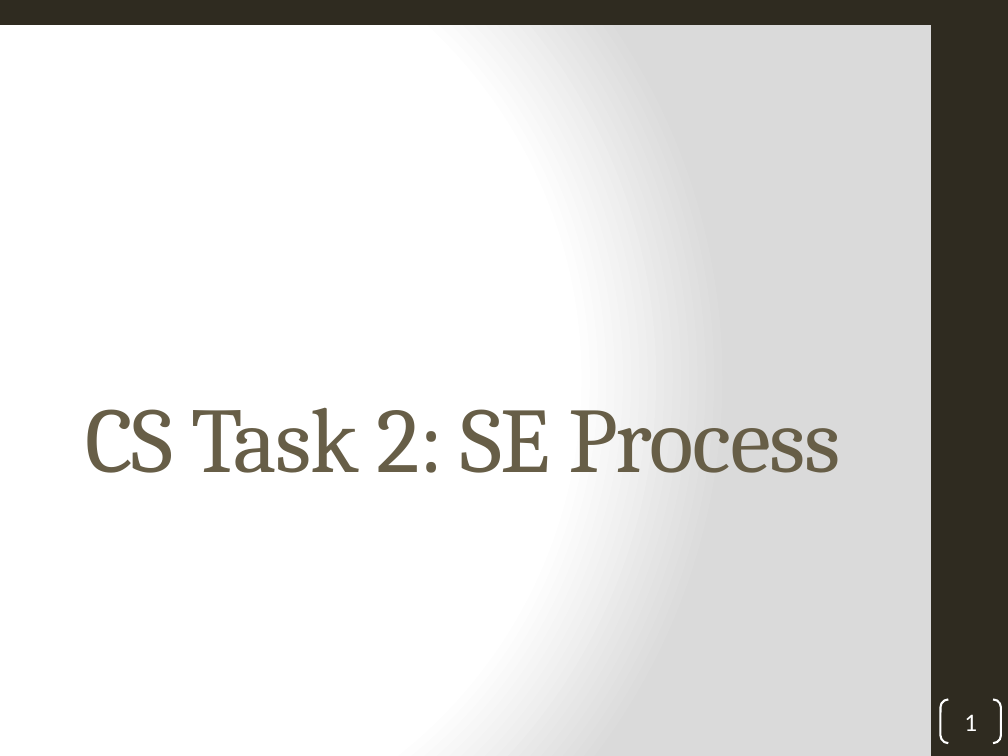
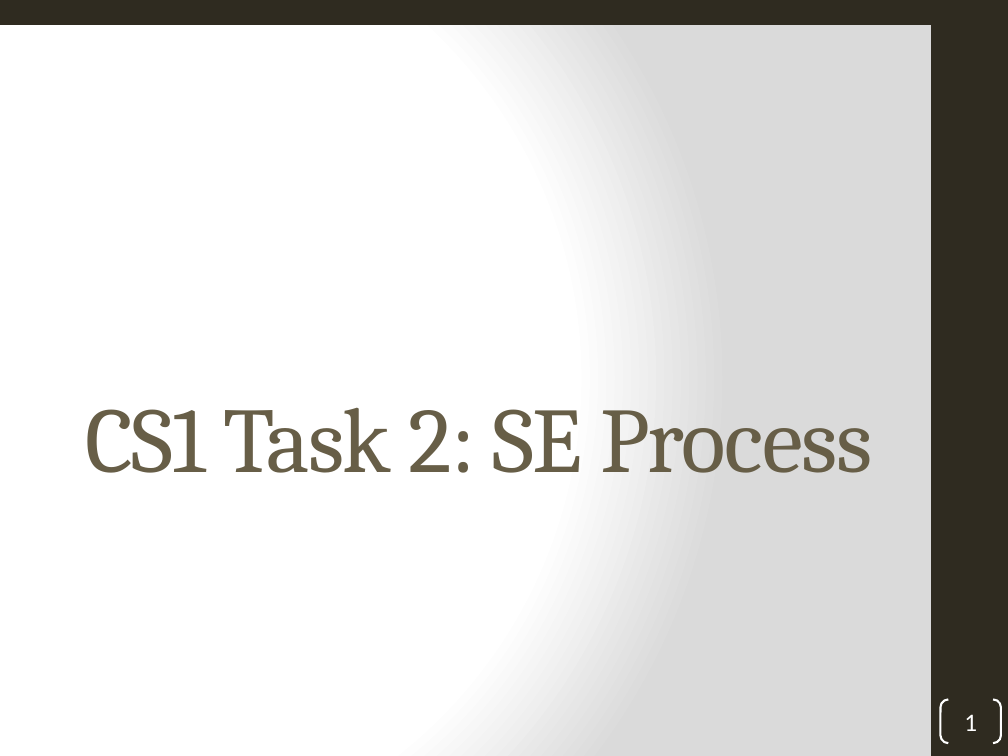
Before and after one commit to inved1/ch.bfh.bti7081.s2013.black, a slide deck: slide 1 of ch.bfh.bti7081.s2013.black/doc/taskRepository/CS1/CS1 Task 2.pptx. Drawn at 1008x756 pixels with LibreOffice and Linux fonts; fonts in the diff are those of the drawing; background and template pictures are left out. Boxes give left, top, right and bottom in pixels: in the first picture for what was removed or moved away, otherwise in the second. Text is boxed around its words. In the diff, an @@ line names an element or a change of style, - is before the commit and + after.

Commit message:
added document for CS2 task 1, naming of the titles adapted

```diff
--- a/ch.bfh.bti7081.s2013.black/doc/taskRepository/CS1/CS1 Task 2.pptx
+++ b/ch.bfh.bti7081.s2013.black/doc/taskRepository/CS1/CS1 Task 2.pptx
@@ title at [86, 407, 873, 473]: text changed @@
-CS Task 2: SE Process
+CS1 Task 2: SE Process
```
Also in this commit, not shown: 4 other files.
